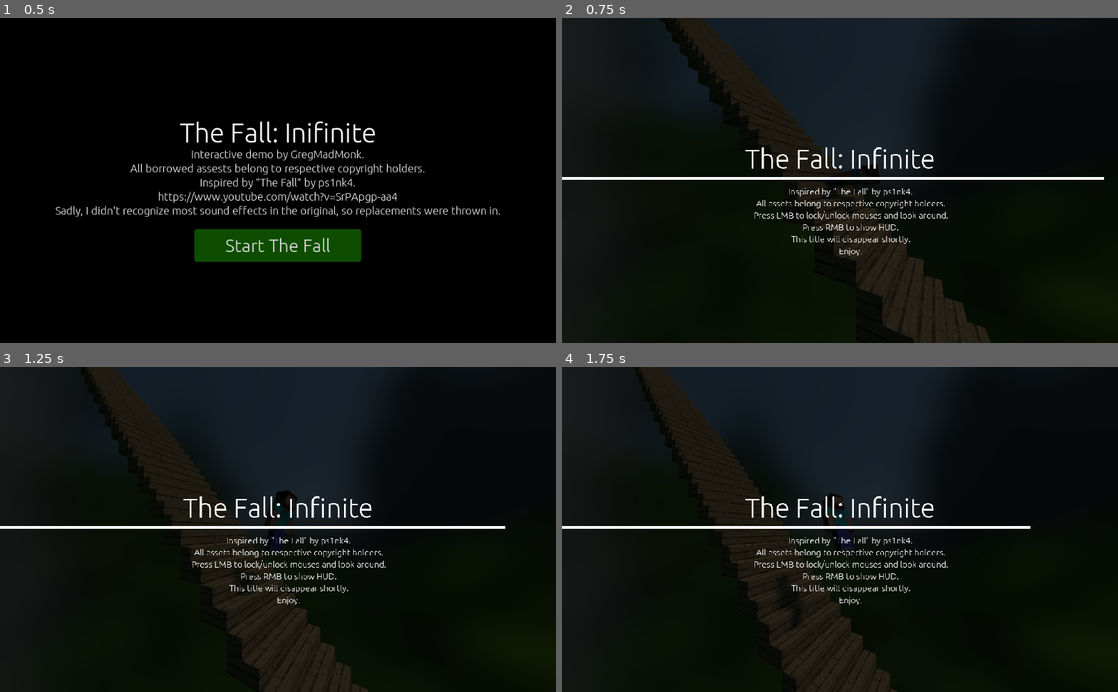
Above: before the commit, frames 1-4 (two rows, left to right).
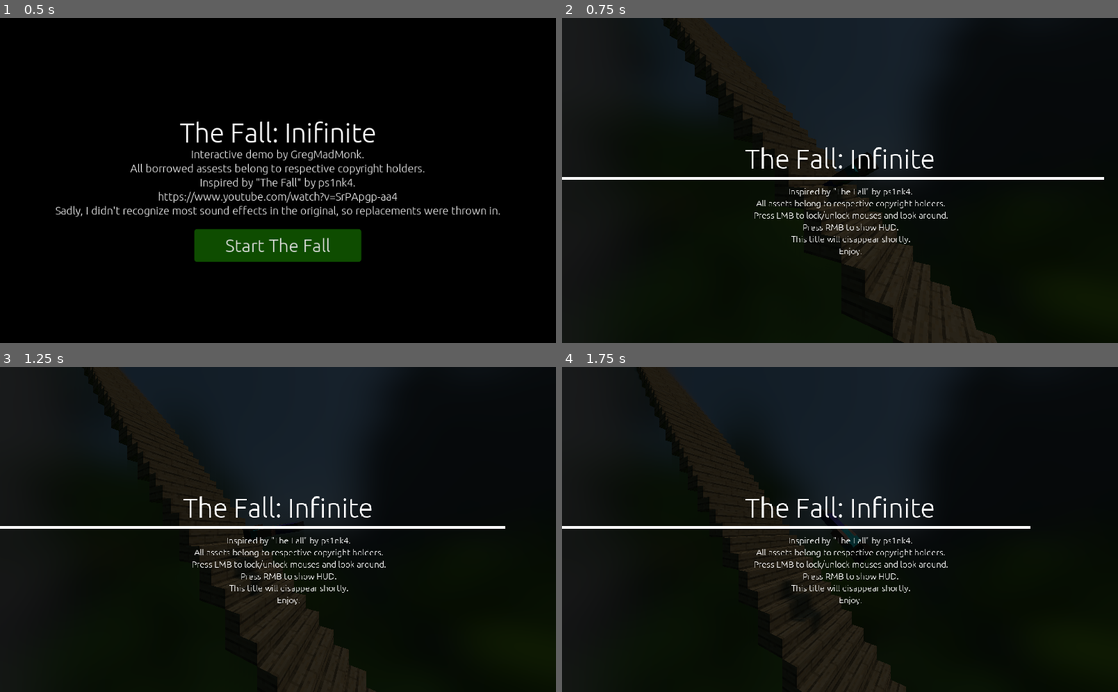
Above: after the commit, the same moments.

Repository: GregTheMadMonk/the-fall-infinite
Game: Godot game, scene res://starter.tscn
Two runs of this game, one before a commit and one after it. Both use one fixed random seed, a clock stepped at 60 frames per second and the inputs below.
Inputs (mouse positions are in pixels of both pictures, inside the frame that each line leads up to):
- Up to frame 1 (0.5 s): no input
- Up to frame 2 (0.75 s): click "Start The Fall" at 0.5 s
- Up to frame 3 (1.25 s): no input
- Up to frame 4 (1.75 s): move the mouse to (867, 529) at 1.27 s; click (867, 529) at 1.42 s

Frame 1 is identical in both runs. In frame 2, 1.1% of the frame differs, in the area x 17-79%, y 0-100%; in frame 3, 1.3%, in the area x 15-68%, y 0-100%; in frame 4, 1.0%.

Commit message:
Disable DOF switch on HTML5, improve playing sounds

Diff:
--- a/root.gd
+++ b/root.gd
@@ -22,10 +22,17 @@
 
 var sounds = []
 
+var new_hit = true
+
 func _ready():
 	# initialize RNG
 	random = RandomNumberGenerator.new()
 	random.randomize()
+
+	# HTML5 version won't have DOF
+	if OS.get_name() == "HTML5":
+		$player_root/camera_root/camera_pitch/viewport/hud/left/enable_dof.disabled = true
+		$player_root/camera_root/camera_pitch/viewport/hud/left/enable_dof.pressed = false
 
 	# load sounds
 	var audio = Directory.new()
@@ -85,17 +92,21 @@
 	# projects Steve half-height on staricase normal to get effective collision distance
 	var eff_dist = 1.7 * abs($player_root/steve.transform.basis.y.dot(Vector3(0, 1, -1))) / sqrt(2) + sqrt(2)
 	if dist <= eff_dist:
-		vel = random.randf_range(10, bounseiness * 10)
-		print("Hit!")
-		if (sounds.size() != 0) && sounds_enabled && !$player.playing:
-			$player.stream = sounds[random.randi_range(0, sounds.size() - 1)]
-			$player.play()
-		vel_tangent = random.randf_range(10, 20)
-		spin_speed = random.randf_range(6, 12)
-		spin.x = -random.randf_range(10, 100)
-		spin.y = random.randf_range(0.01, 10)
-		spin.z = random.randf_range(0.01, 10)
-		spin = spin.normalized()
+		if new_hit:
+			new_hit = false
+			vel = random.randf_range(10, bounseiness * 10)
+			print("Hit!")
+			if (sounds.size() != 0) && sounds_enabled:
+				$player.stream = sounds[random.randi_range(0, sounds.size() - 1)]
+				$player.play()
+			vel_tangent = random.randf_range(10, 20)
+			spin_speed = random.randf_range(6, 12)
+			spin.x = -random.randf_range(10, 100)
+			spin.y = random.randf_range(0.01, 10)
+			spin.z = random.randf_range(0.01, 10)
+			spin = spin.normalized()
+	elif !new_hit:
+		new_hit = true
 
 func _input(event):
 	if event is InputEventMouseMotion && !viewport_locked:
